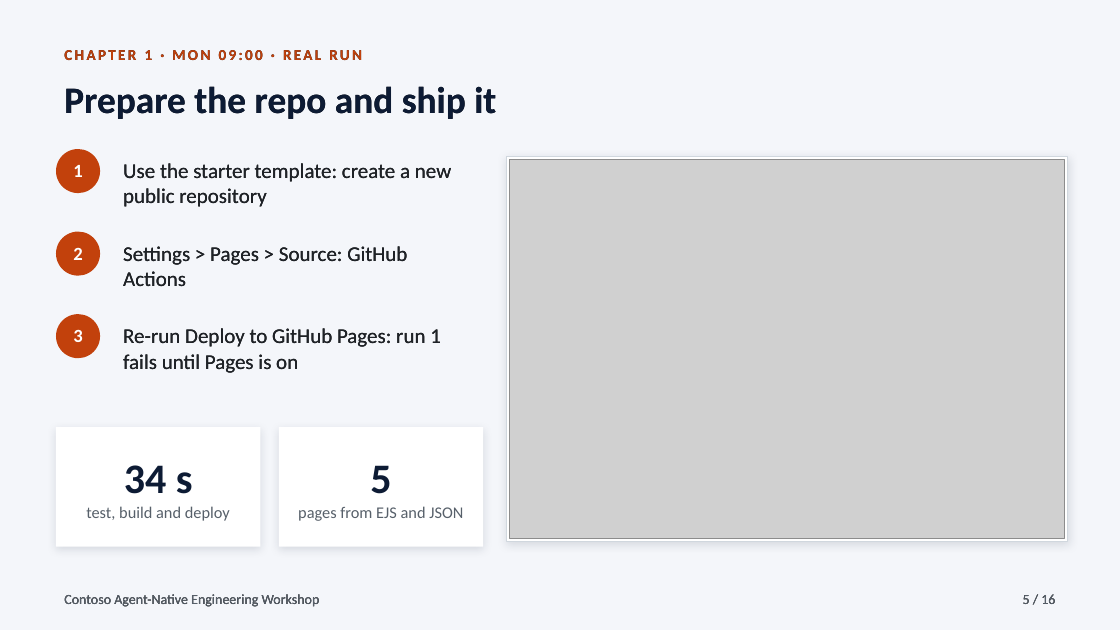
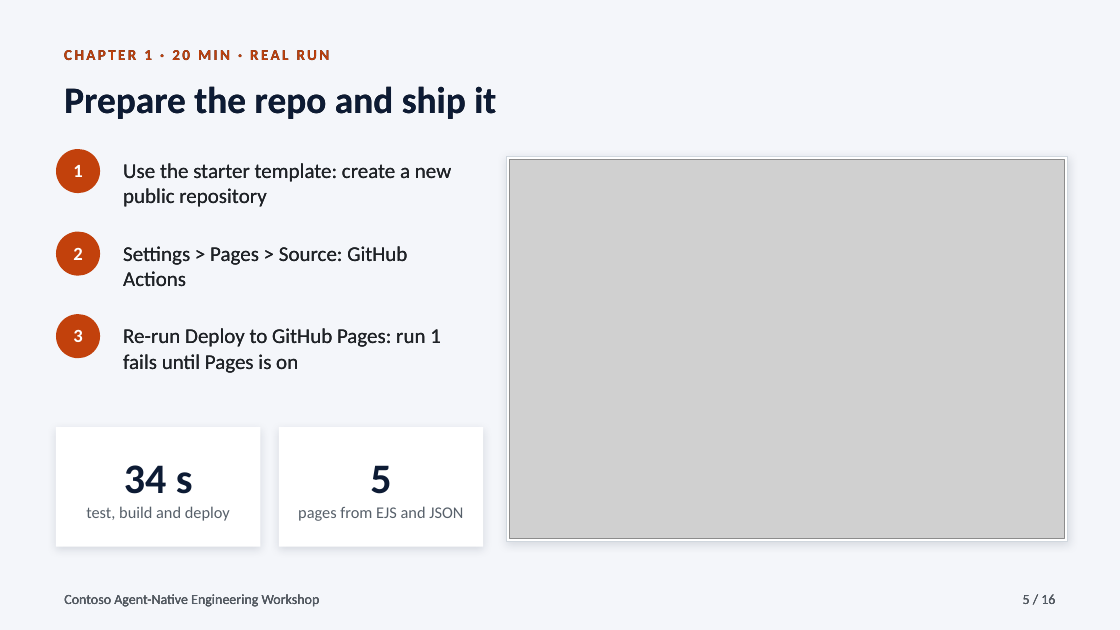
Before and after one commit to ibranibeny/gh-agentic-engineering-workshop, a slide deck: slide 5 of downloads/contoso-agent-native-engineering-workshop.pptx. Drawn at 1120x630 pixels with LibreOffice and Linux fonts; fonts in the diff are those of the drawing; grey boxes stand for pictures. Boxes give left, top, right and bottom in pixels: in the first picture for what was removed or moved away, otherwise in the second. Text is boxed around its words. In the diff, an @@ line names an element or a change of style, - is before the commit and + after.

Commit message:
Tell the story as one workshop, without a day schedule (2/3)
Removes the Monday/Tuesday timeline, clock times and 'two story days' from the guide, slide view and PowerPoint deck. Chapters now show their duration; story scenes are labelled by place or moment.

```diff
--- a/downloads/contoso-agent-native-engineering-workshop.pptx
+++ b/downloads/contoso-agent-native-engineering-workshop.pptx
@@ text at [64,50,330,60]: text changed @@
-CHAPTER 1 · MON 09:00 · REAL RUN
+CHAPTER 1 · 20 MIN · REAL RUN
```
Also in this commit, not shown: 11 other slides changed.
